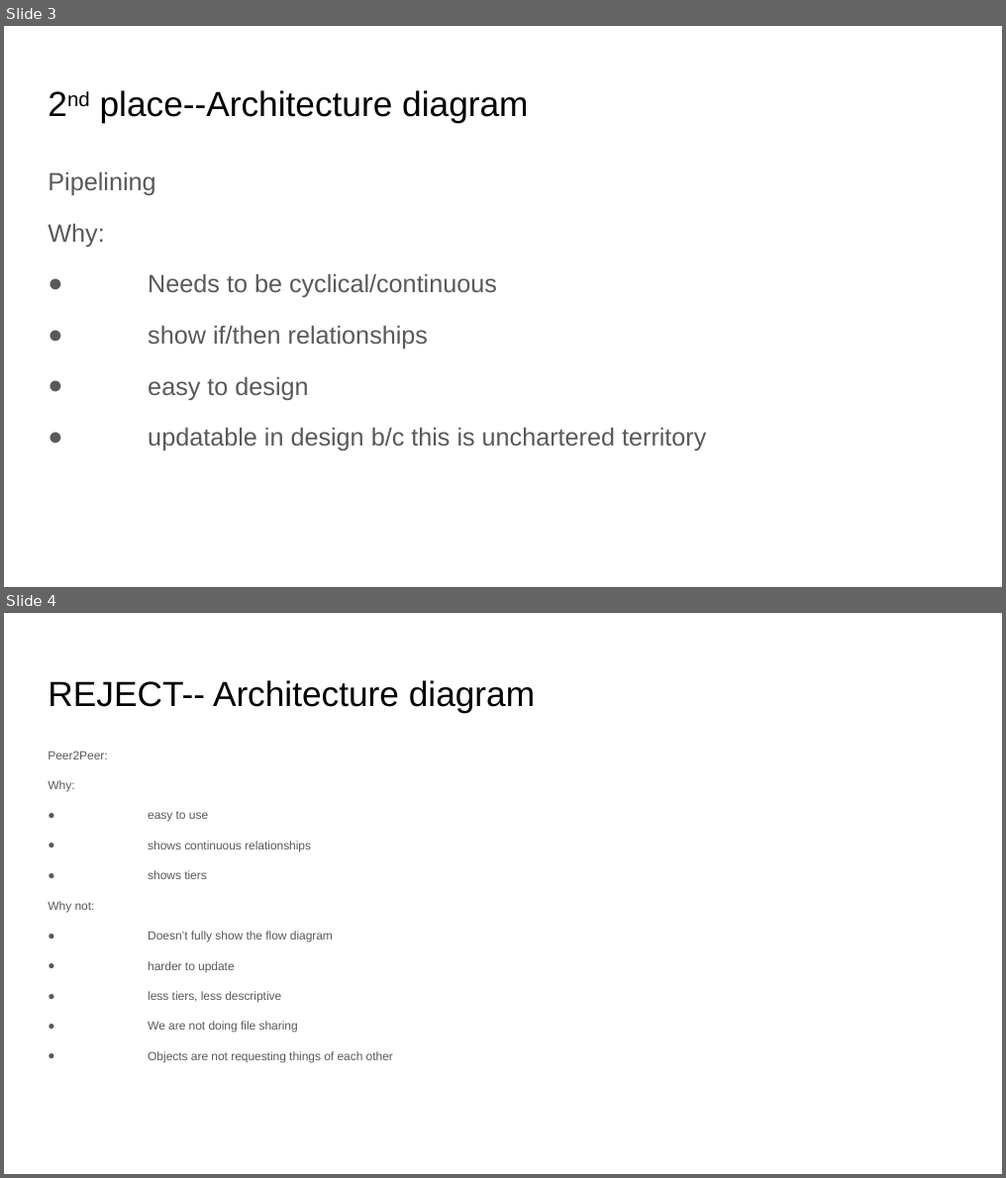
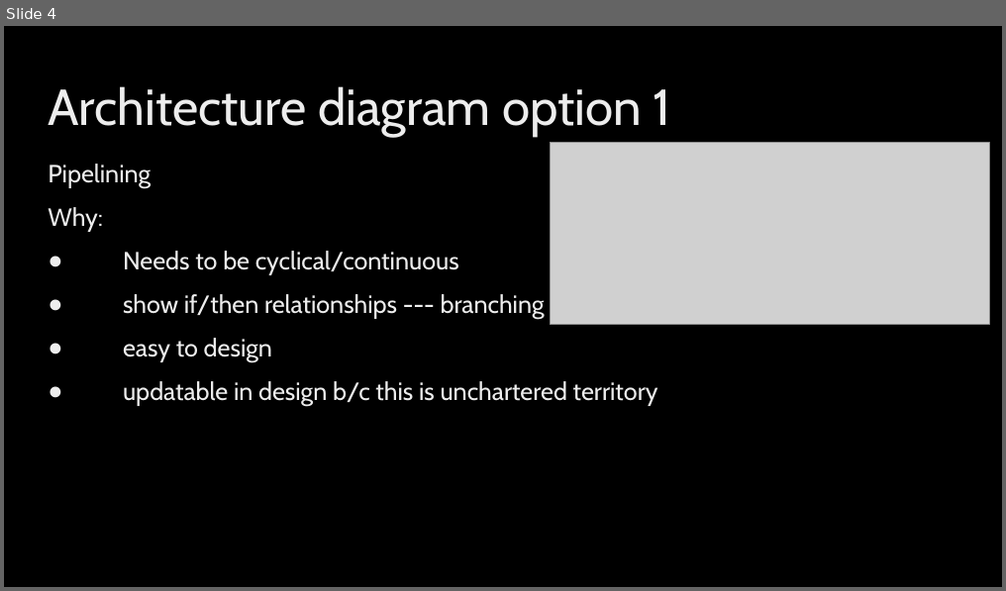
Before and after one commit to N3rdGirl-365/NotificationCentral, a slide deck: Notification Central Arch Pres.pptx. Shown one above the other, each under a label of ours: slides 3 and 4 before the commit, slide 4 after it. The pictures are 1006x1178 and 1006x591 pixels, drawn with LibreOffice and Linux fonts; fonts in the diff are those of the drawing; grey boxes stand for pictures; background and template pictures are left out. Boxes give left, top, right and bottom in pixels: in the first picture for what was removed or moved away, otherwise in the second. Text is boxed around its words. In the diff, an @@ line names an element or a change of style, - is before the commit and + after.

```diff
--- a/Notification Central Arch Pres.pptx
+++ b/Notification Central Arch Pres.pptx
@@ slide 4 removed at <box>4,613,1002,1174</box>, background #FFFFFF @@
@@ title removed at <box>48,680,535,712</box> @@
-REJECT-- Architecture diagram
@@ text removed at <box>48,751,393,1063</box> @@
-Peer2Peer:
-Why:
-● easy to use
-● shows continuous relationships
-● shows tiers
-Why not:
-● Doesn’t fully show the flow diagram
-● harder to update
-● less tiers, less descriptive
-● We are not doing file sharing
-● Objects are not requesting things of each other
@@ what was slide 3 is now slide 4 @@
@@ slide 4 changed as well @@
@@ background #FFFFFF to picture (left out) @@
@@ title at <box>48,86,671,136</box>: text changed; size 25.2 to 36.5 pt; font Arial to Cabin; text colour #000000 to gradient #BFBFBF to #EDEDED to #FFFFFF @@
-2nd place--Architecture diagram
+Architecture diagram option 1
@@ picture added at <box>549,143,989,324</box> @@
@@ text at <box>48,164,658,407</box>: font Arial to Cabin, text colour #595959 to gradient #BFBFBF to #EDEDED to #FFFFFF in "Pipelining", "Why:", "Needs to be cyclical/continuous", "easy to design" and 1 more places; line spacing 1.15 to 0.9 @@
@@ text at <box>123,294,545,320</box>: text changed; font Arial to Cabin; text colour #595959 to gradient #BFBFBF to #EDEDED to #FFFFFF @@
-● show if/then relationships
+● show if/then relationships --- branching
```
Also in this commit, not shown: 2 other slides changed, 4 slides added, 4 other slides removed, 6 other files.
